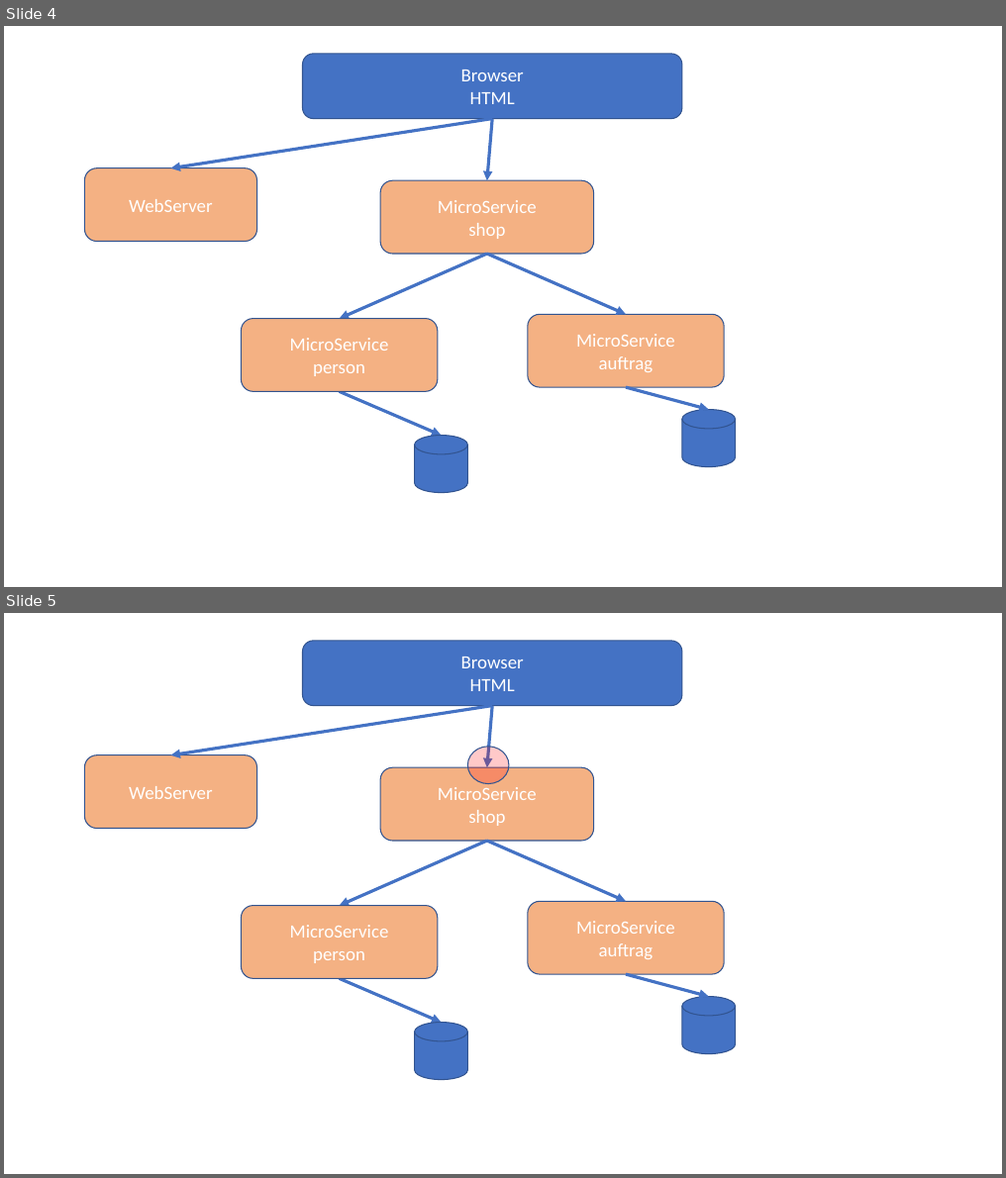
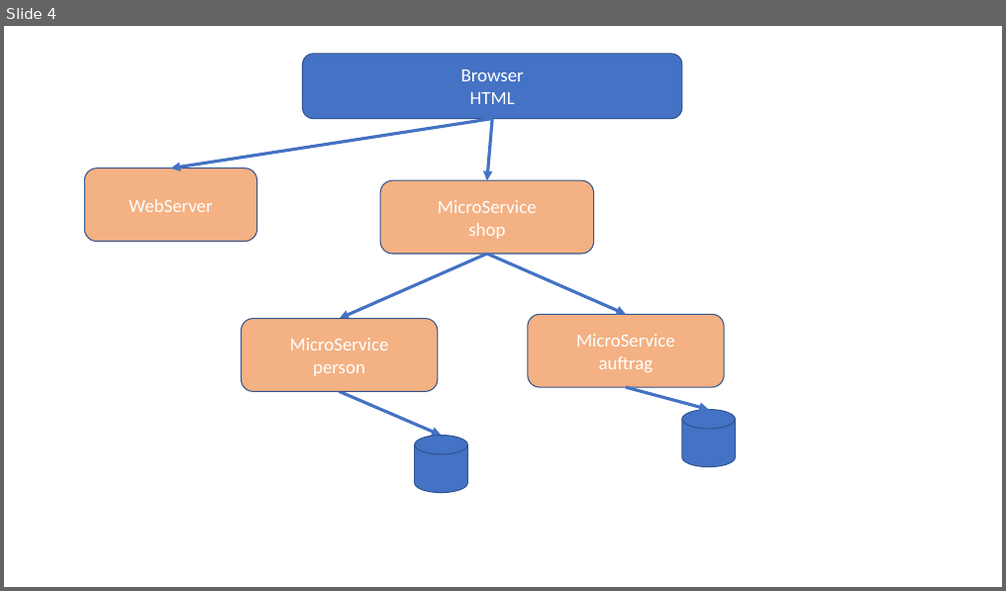
Before and after one commit to igeldo/PR4-SoSe23, a slide deck: Architektur.pptx. Shown one above the other, each under a label of ours: slides 4 and 5 before the commit, slide 4 after it. The pictures are 1006x1178 and 1006x591 pixels, drawn with LibreOffice and Linux fonts; fonts in the diff are those of the drawing. Boxes give left, top, right and bottom in pixels: in the first picture for what was removed or moved away, otherwise in the second. Text is boxed around its words. In the diff, an @@ line names an element or a change of style, - is before the commit and + after.

```diff
--- a/Architektur.pptx
+++ b/Architektur.pptx
@@ slide 5 removed at [4,613,1002,1174], background #FFFFFF @@
@@ rounded rectangle removed at [303,641,682,706] @@
-Browser
-HTML
@@ arrow removed from (492, 706) to (171, 756) @@
@@ arrow removed from (492, 706) to (487, 768) @@
@@ rounded rectangle removed at [85,756,257,829] @@
-WebServer
@@ ellipse removed at [468,747,509,783] @@
@@ rounded rectangle removed at [380,768,594,842] @@
-MicroService
-shop
@@ arrow removed from (487, 841) to (340, 906) @@
@@ arrow removed from (487, 841) to (626, 901) @@
@@ rounded rectangle removed at [242,906,438,979] @@
-MicroService
-person
@@ rounded rectangle removed at [528,901,724,974] @@
-MicroService
-auftrag
@@ arrow removed from (340, 979) to (442, 1023) @@
@@ arrow removed from (626, 974) to (709, 997) @@
@@ cylinder removed at [682,997,736,1055] @@
@@ cylinder removed at [414,1023,467,1080] @@
```
Also in this commit, not shown: 2 other slides removed, 2 other files.
